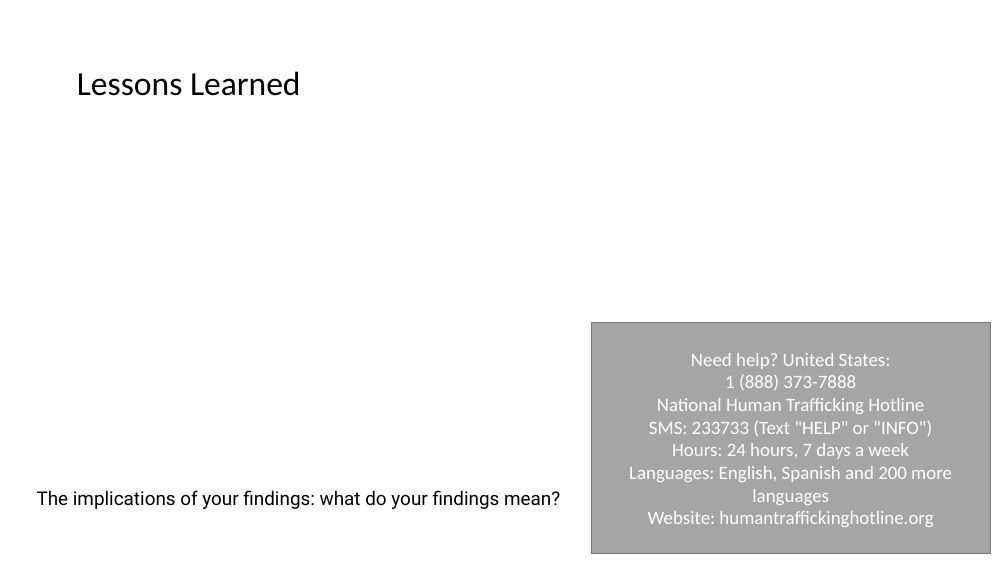
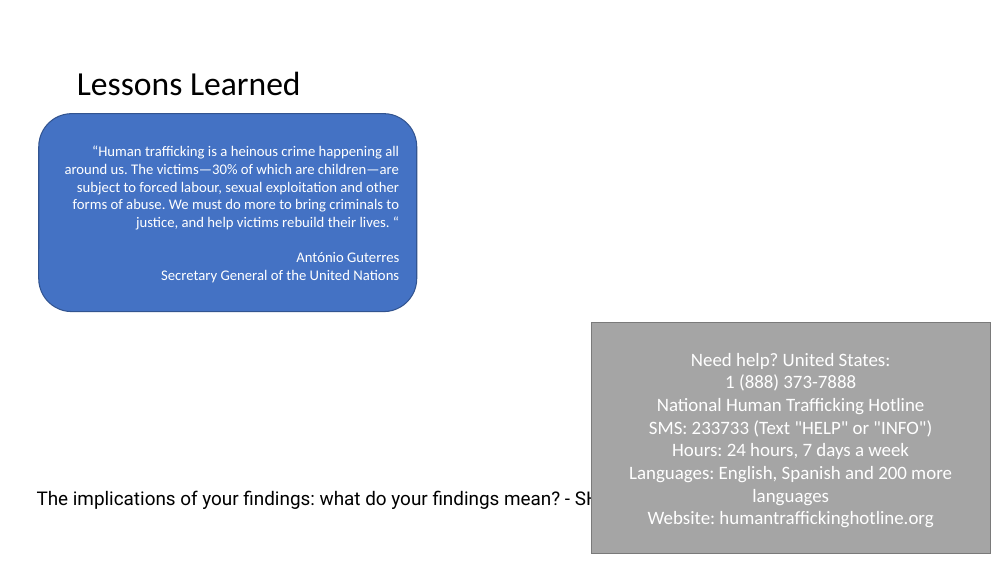
Before and after one commit to saronraut/Human-Trafficking-Awareness, a slide deck: slide 8 of Human Trafficking.pptx. Drawn at 1008x567 pixels with LibreOffice and Linux fonts; fonts in the diff are those of the drawing; background and template pictures are left out. Boxes give left, top, right and bottom in pixels: in the first picture for what was removed or moved away, otherwise in the second. Text is boxed around its words. In the diff, an @@ line names an element or a change of style, - is before the commit and + after.

```diff
--- a/Human Trafficking.pptx
+++ b/Human Trafficking.pptx
@@ rounded rectangle added at (39,113,417,312), fill #4472C4, outline #325491 1 pt, 14 pt, text #FFFFFF @@
+“Human trafficking is a heinous crime happening all around us. The victims—30% of which are children—are subject to forced labour, sexual exploitation and other forms of abuse. We must do more to bring criminals to justice, and help victims rebuild their lives. “
+António Guterres
+Secretary General of the United Nations
@@ text at (37,488,634,511): text changed @@
-The implications of your findings: what do your findings mean?
+The implications of your findings: what do your findings mean? - SHirley
```
Also in this commit, not shown: 6 other slides changed, 9 other files.
